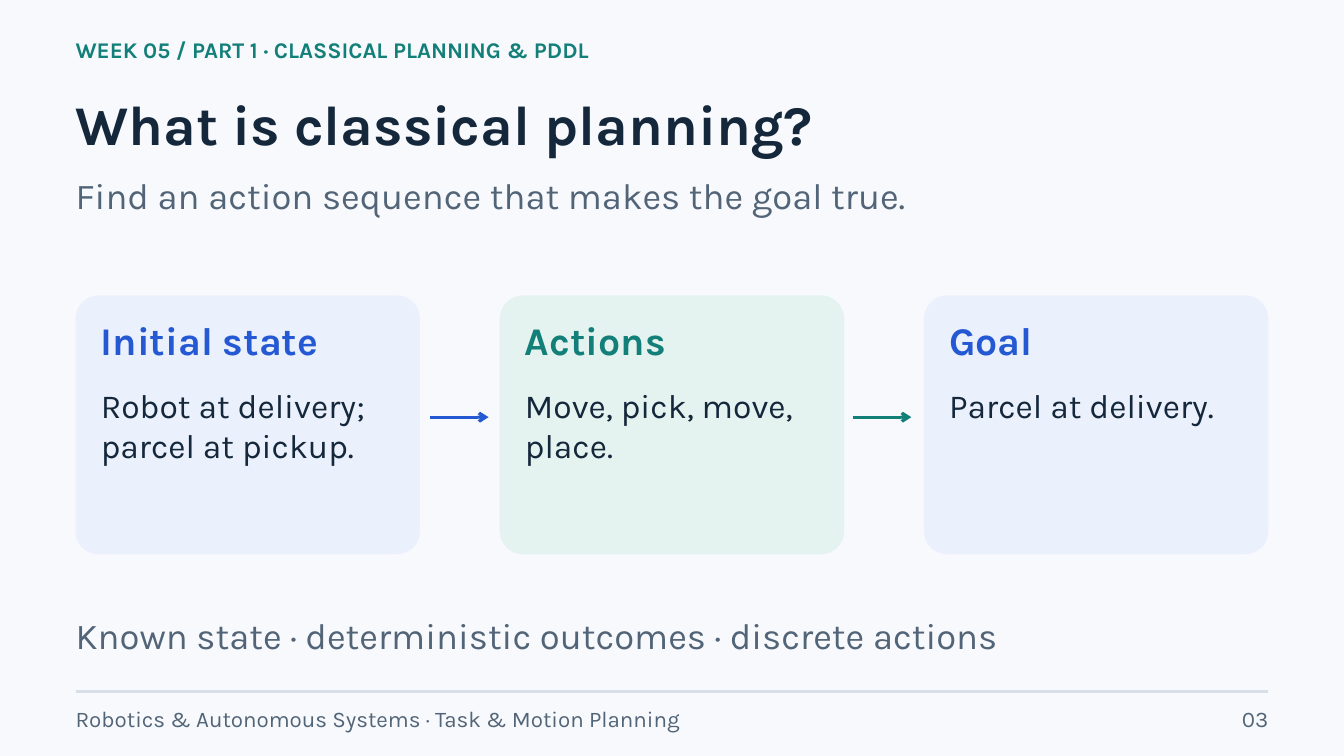
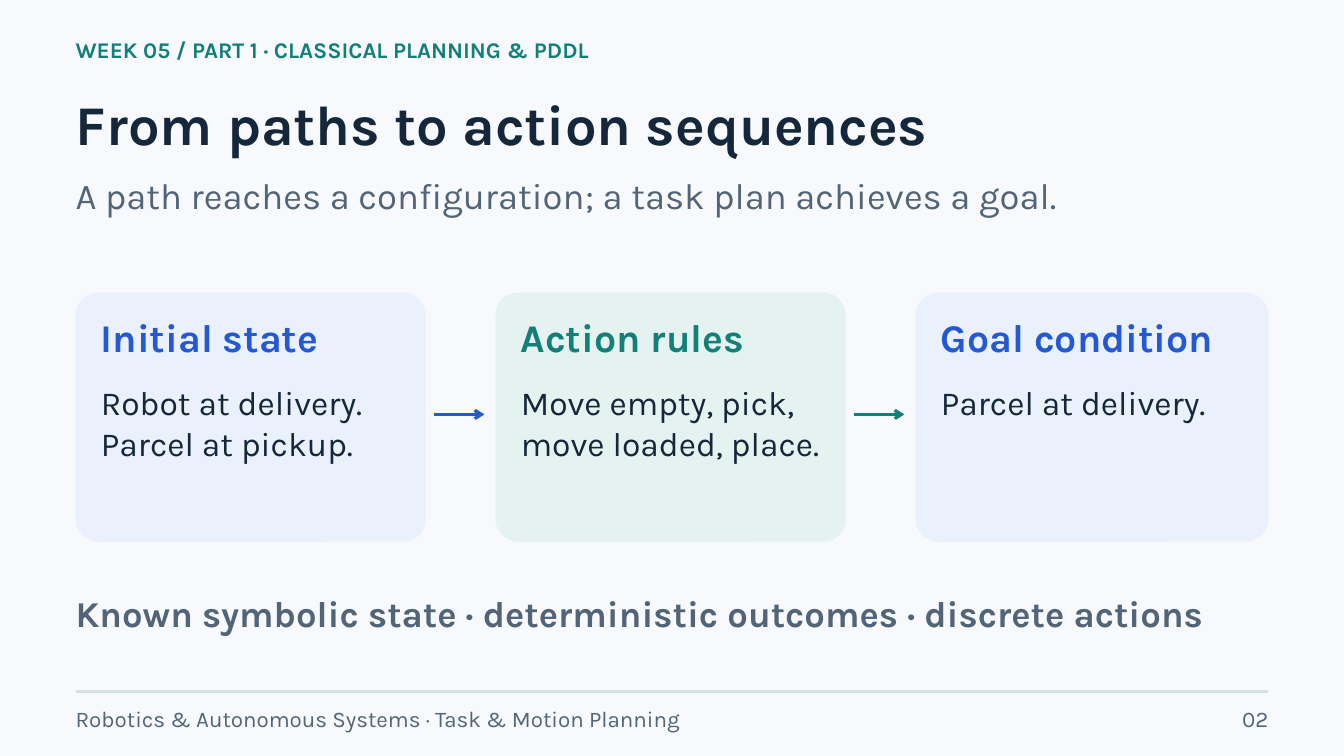
Before and after one commit to lifshitg/robotics-course-demos, a slide deck: slide 2 of week05_task_motion_planning/CLASSICAL_PLANNING_AND_TAMP.pptx (slide 3 before the commit). Drawn at 1344x756 pixels with LibreOffice and Linux fonts; fonts in the diff are those of the drawing. Boxes give left, top, right and bottom in pixels: in the first picture for what was removed or moved away, otherwise in the second. Text is boxed around its words. In the diff, an @@ line names an element or a change of style, - is before the commit and + after.

```diff
--- a/week05_task_motion_planning/CLASSICAL_PLANNING_AND_TAMP.pptx
+++ b/week05_task_motion_planning/CLASSICAL_PLANNING_AND_TAMP.pptx
@@ text at [76,105,928,159]: text changed @@
-What is classical planning?
+From paths to action sequences
@@ text at [76,184,1056,218]: text changed @@
-Find an action sequence that makes the goal true.
+A path reaches a configuration; a task plan achieves a goal.
@@ rounded rectangle: place and size @@
-rounded rectangle at [76,295,420,555]
+rounded rectangle at [76,292,425,541]
@@ rounded rectangle: place and size @@
-rounded rectangle at [500,295,845,555]
+rounded rectangle at [496,292,846,541]
@@ rounded rectangle: place and size @@
-rounded rectangle at [925,295,1269,555]
+rounded rectangle at [915,292,1268,541]
@@ text at [521,324,744,353]: text changed @@
-Actions
+Action rules
@@ text at [941,324,1213,353]: text changed @@
-Goal
+Goal condition
@@ text "Parcel at delivery.": place and size @@
-text "Parcel at delivery." at [949,395,1213,427]
+text "Parcel at delivery." at [941,392,1205,424]
@@ text at [101,392,362,464]: text changed @@
-Robot at delivery; parcel at pickup.
+Robot at delivery.
+Parcel at pickup.
@@ arrow moved from (430, 417) - (489, 417) to (435, 414) - (485, 414) @@
@@ text at [521,392,819,464]: text changed @@
-Move, pick, move, place.
+Move empty, pick, move loaded, place.
@@ arrow moved from (853, 417) - (911, 417) to (854, 414) - (904, 414) @@
@@ text at [76,601,1203,636]: text changed; bold on @@
-Known state · deterministic outcomes · discrete actions
+Known symbolic state · deterministic outcomes · discrete actions
@@ text at [1242,712,1268,727]: text changed @@
-03
+02
```
Also in this commit, not shown: 12 other slides changed, 10 slides added, 14 slides removed, 47 other files.
